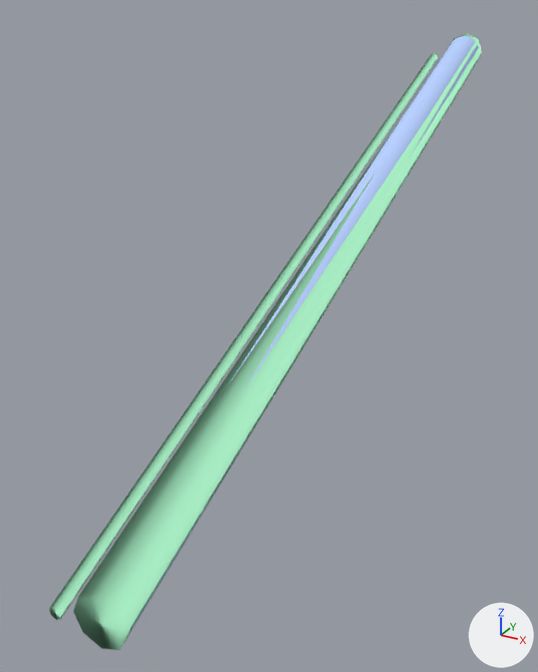
Two versions of the Blender file src/props_2fort/steps_pipe_d.blend, one commit apart.
Camera for both pictures: a 50 mm camera at (112.0, -414.0, 21.0) aimed at (-19.0, -176.0, -98.0). Every picture has the same lights, and +X, +Y and +Z are marked at lower right.

Objects in the first picture: 'steps_pipe_d_physics', 'steps_pipe_d_reference'.
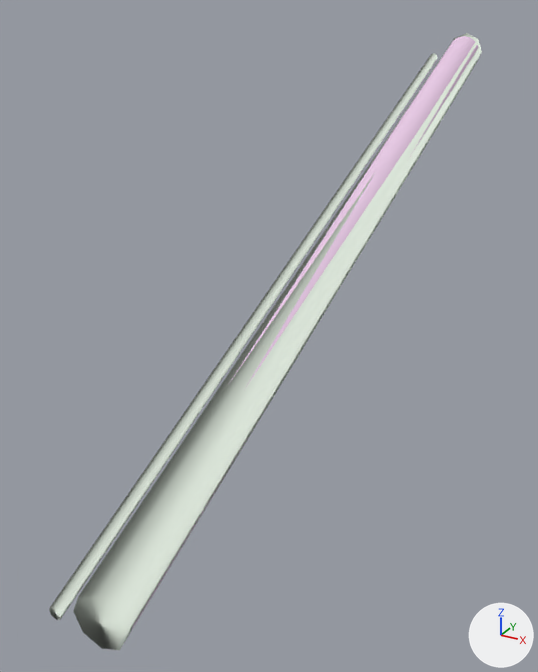
The change, as a diff of the scene's bpy script:
```diff
--- a/src/props_2fort/steps_pipe_d.blend.py
+++ b/src/props_2fort/steps_pipe_d.blend.py
@@ mat_steps_pipes_piece @@
 mat_steps_pipes_piece = diffuse_material('steps_pipes_piece')
-mat_steps_pipes_piece.base_color = (0.479, 0.628, 0.992)  # blue #b8d0fe
+mat_steps_pipes_piece.base_color = (0.787, 0.581, 0.767)  # white #e5c9e3
@@ mat_phy @@
 mat_phy = diffuse_material('  phy')
-mat_phy.base_color = (0.454, 0.981, 0.646)  # green #b4fdd2
+mat_phy.base_color = (0.818, 0.902, 0.802)  # white #e9f4e7
```

Pixel boxes (x1, y1, x2, y2) of what changed, in the pictures (538 x 672 px):
'steps_pipe_d_physics', recoloured (green to white): (49, 33, 482, 650) in both
'steps_pipe_d_reference', recoloured (blue to white): (132, 36, 478, 629) in both
